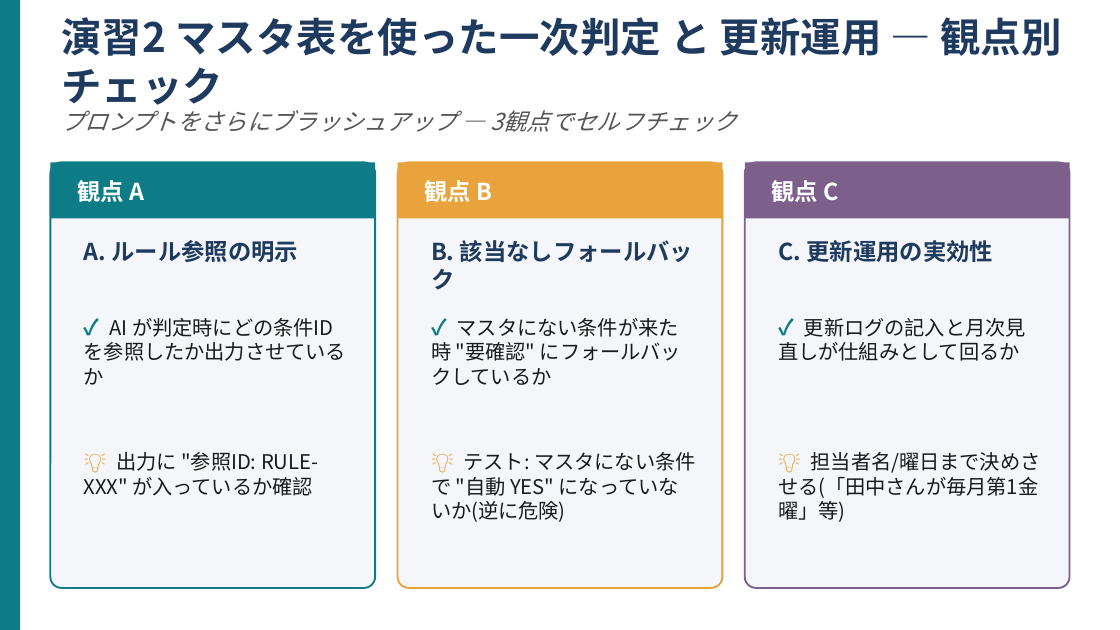
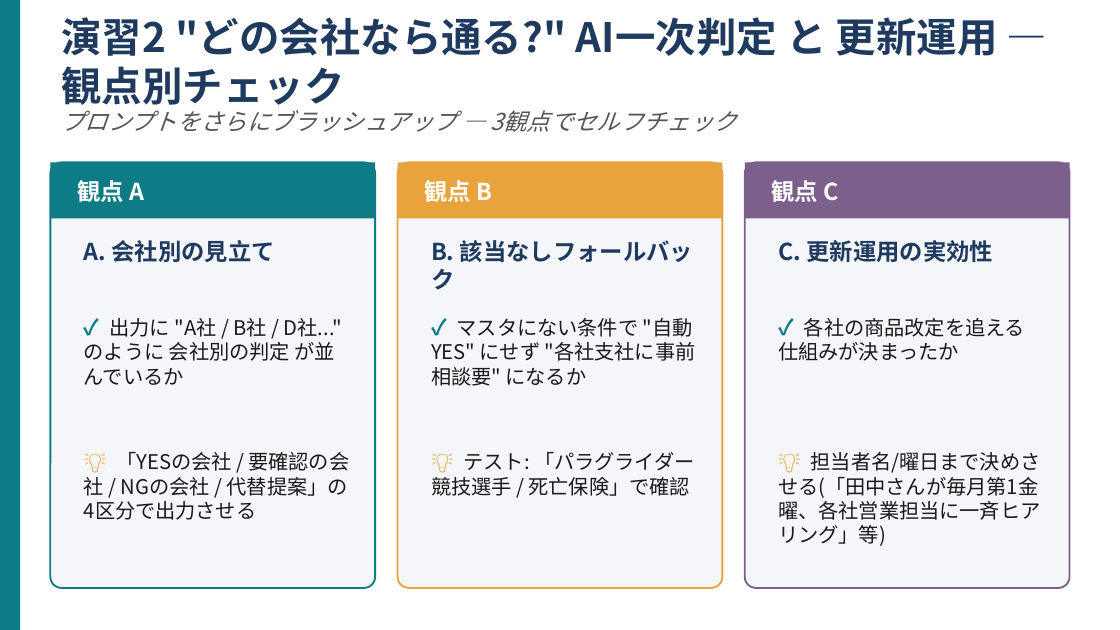
Before and after one commit to kana-story-321/github.io, a slide deck: slide 7 of lecture_pptx/out/s15/ワーク01.pptx. Drawn at 1120x630 pixels with LibreOffice and Linux fonts; fonts in the diff are those of the drawing. Boxes give left, top, right and bottom in pixels: in the first picture for what was removed or moved away, otherwise in the second. Text is boxed around its words. In the diff, an @@ line names an element or a change of style, - is before the commit and + after.

```diff
--- a/lecture_pptx/out/s15/ワーク01.pptx
+++ b/lecture_pptx/out/s15/ワーク01.pptx
@@ text at (61, 17, 998, 113): text changed @@
-演習2 マスタ表を使った一次判定 と 更新運用 — 観点別チェック
+演習2 "どの会社なら通る?" AI一次判定 と 更新運用 — 観点別チェック
@@ text at (84, 240, 275, 262): text changed @@
-A. ルール参照の明示
+A. 会社別の見立て
@@ text at (84, 318, 342, 385): text changed @@
-✓ AI が判定時にどの条件ID を参照したか出力させているか
+✓ 出力に "A社 / B社 / D社..." のように 会社別の判定 が並んでいるか
@@ text at (431, 318, 696, 386): text changed @@
-✓ マスタにない条件が来た時 "要確認" にフォールバックしているか
+✓ マスタにない条件で "自動YES" にせず "各社支社に事前相談要" になるか
@@ text at (778, 318, 1025, 361): text changed @@
-✓ 更新ログの記入と月次見直しが仕組みとして回るか
+✓ 各社の商品改定を追える仕組みが決まったか
@@ text at (84, 452, 350, 520): text changed @@
-💡 出力に "参照ID: RULE-XXX" が入っているか確認
+💡 「YESの会社 / 要確認の会社 / NGの会社 / 代替提案」の4区分で出力させる
@@ text at (431, 452, 695, 496): text changed @@
-💡 テスト: マスタにない条件で "自動 YES" になっていないか(逆に危険)
+💡 テスト: 「パラグライダー競技選手 / 死亡保険」で確認
@@ text at (778, 452, 1041, 546): text changed @@
-💡 担当者名/曜日まで決めさせる(「田中さんが毎月第1金曜」等)
+💡 担当者名/曜日まで決めさせる(「田中さんが毎月第1金曜、各社営業担当に一斉ヒアリング」等)
```
Also in this commit, not shown: 7 other slides changed, 19 other files.
